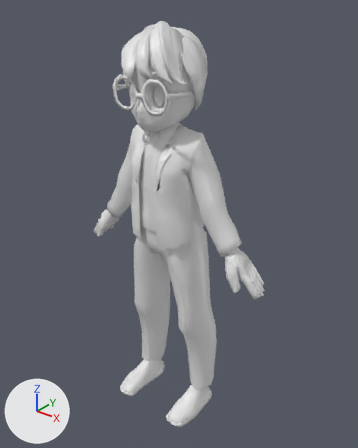
A saved change to the FBX model Operation-Snackstorm/Assets/Model/Character/JTG.fbx.
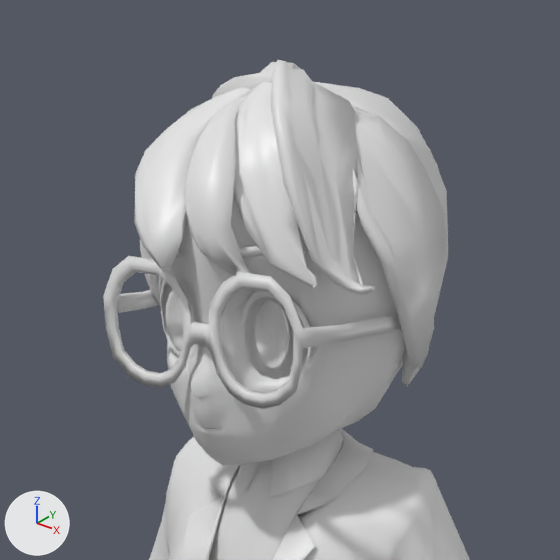
Old and new are each drawn whole from a 50 mm camera at (4.0, -4.77, 6.05) aimed at (0.08, 0.14, 3.01) and again close up on the part from 24% to 67% of the width and 1% to 35% of the height. Arrows for +X, +Y and +Z are at lower left; the lights stay in place. The last two pictures show the newer version. Where no turn or scale is listed for an object, it has been applied to the vertices.

In view in the first close-up: 'JTG_Body', 'JTG_Eyes', 'JTG_GLass', 'JTG_Hair', 'JTG_Head'.
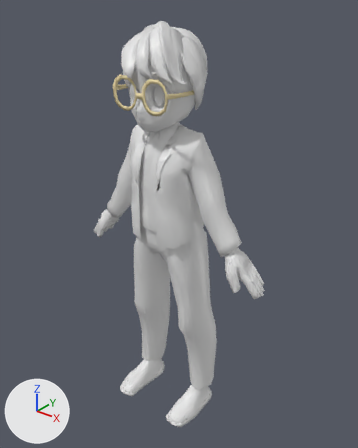
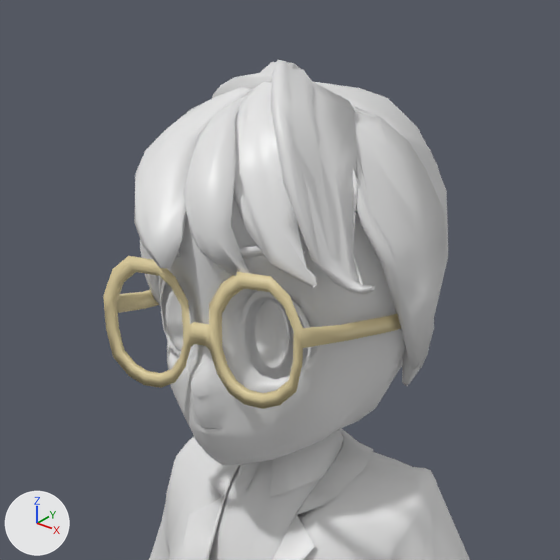
The change, as a diff of the scene's bpy script:
```diff
--- a/Operation-Snackstorm/Assets/Model/Character/JTG.fbx.py
+++ b/Operation-Snackstorm/Assets/Model/Character/JTG.fbx.py
@@ mat_material_016 @@
 mat_material_016 = principled_material('Material.016')
-mat_material_016.base_color = (0.8, 0.8, 0.8)  # white #e7e7e7
+mat_material_016.base_color = (0.8, 0.675, 0.373)  # beige #e7d6a4
 mat_material_016.roughness = 0.4
```

Pixel boxes (x1, y1, x2, y2) of what changed, in the close-ups (560 x 560 px):
'JTG_GLass', recoloured (white to beige)
    both: (103, 256, 401, 409)
